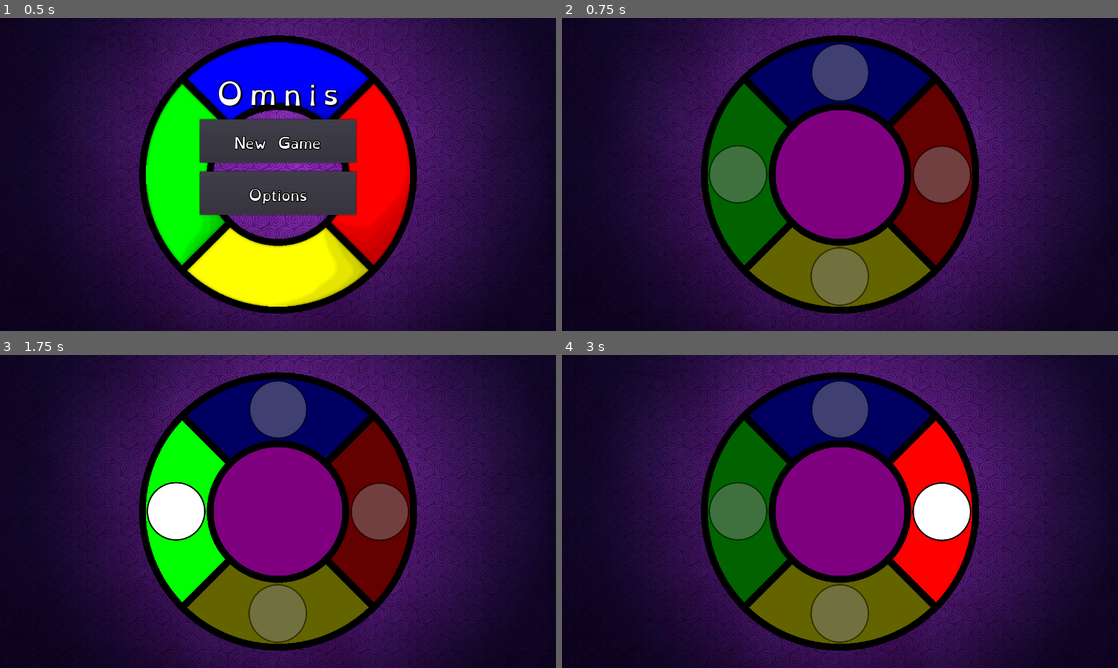
Above: before the commit, frames 1-4 (two rows, left to right).
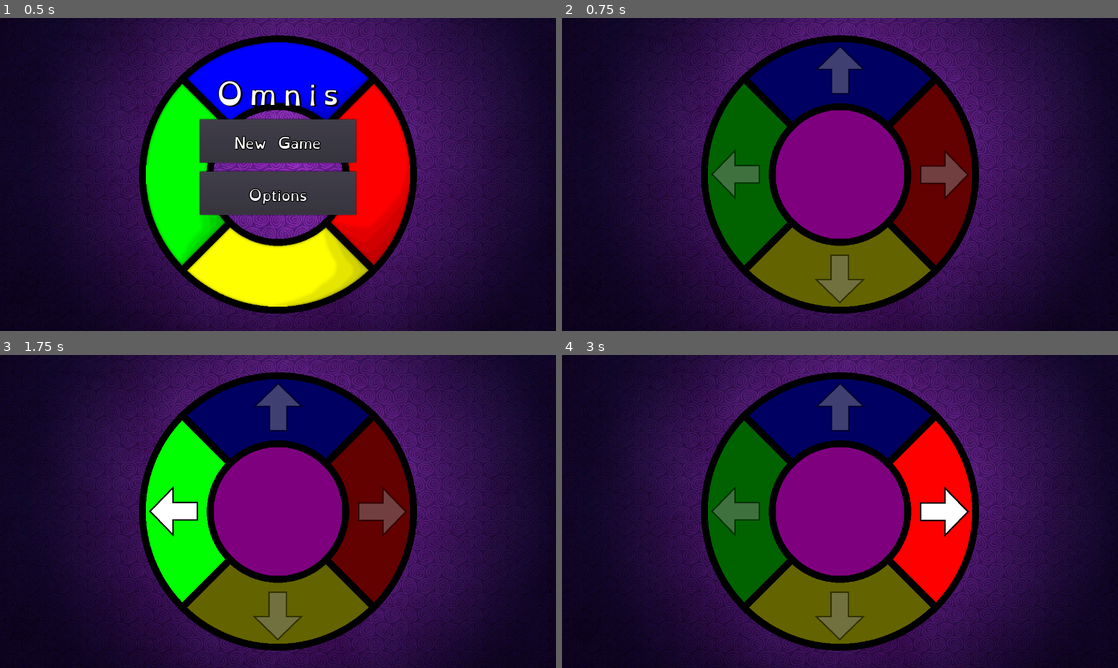
Above: after the commit, the same moments.

Repository: n-c0de-r/Omnis
Game: Godot game, scene res://scenes/TitleScreen.tscn
Two runs of this game, one before a commit and one after it. Both use one fixed random seed, a clock stepped at 60 frames per second and the inputs below.
Inputs (mouse positions are in pixels of both pictures, inside the frame that each line leads up to):
- Up to frame 1 (0.5 s): no input
- Up to frame 2 (0.75 s): click "New Game" at 0.5 s
- Up to frame 3 (1.75 s): click (278, 511) at 1.25 s
- Up to frame 4 (3 s): click (840, 420) at 2 s; tap Enter (ui_accept) at 2.75 s; hold Right (ui_right) from 2.78 s (still down)

Frame 1 is identical in both runs. In frame 2, 4.3% of the frame differs, in the area x 26-74%, y 8-92%; in frame 3, 4.3%; in frame 4, 4.3%.

Commit message:
Slight fix of symbols
Inputs on symbols themselves weren't handled properly. Fixed now.

Holding the mouse button and moving causes animation problems

Diff:
--- a/scenes/Game/ColorButton.tscn
+++ b/scenes/Game/ColorButton.tscn
@@ -20,6 +20,9 @@
 margin_right = 231.5
 margin_bottom = -99.0
 rect_pivot_offset = Vector2( 231, 320 )
+mouse_filter = 1
+mouse_default_cursor_shape = 2
+input_pass_on_modal_close_click = false
 size_flags_horizontal = 4
 size_flags_vertical = 0
 texture_normal = ExtResource( 2 )
@@ -38,14 +41,16 @@
 grow_horizontal = 2
 grow_vertical = 2
 rect_scale = Vector2( 0.9, 0.9 )
+mouse_filter = 2
+input_pass_on_modal_close_click = false
 
 [node name="TxtRct_Arrow" type="TextureRect" parent="AspCont_Symbols"]
-visible = false
 margin_right = 150.0
 margin_bottom = 150.0
 texture = ExtResource( 5 )
 
 [node name="TxtRct_Circle" type="TextureRect" parent="AspCont_Symbols"]
+visible = false
 margin_right = 150.0
 margin_bottom = 150.0
 texture = ExtResource( 6 )
--- a/scripts/ColorButton.gd
+++ b/scripts/ColorButton.gd
@@ -3,6 +3,7 @@
 var fullColor: Color = Color(1.0,1.0,1.0,1.0)
 var halfColor: Color = Color(0.5,0.5,0.5,0.5)
 
+# change visibility of symbols on presses
 func _process(_delta):
 	if self.pressed:
 		$AspCont_Symbols.modulate = fullColor
